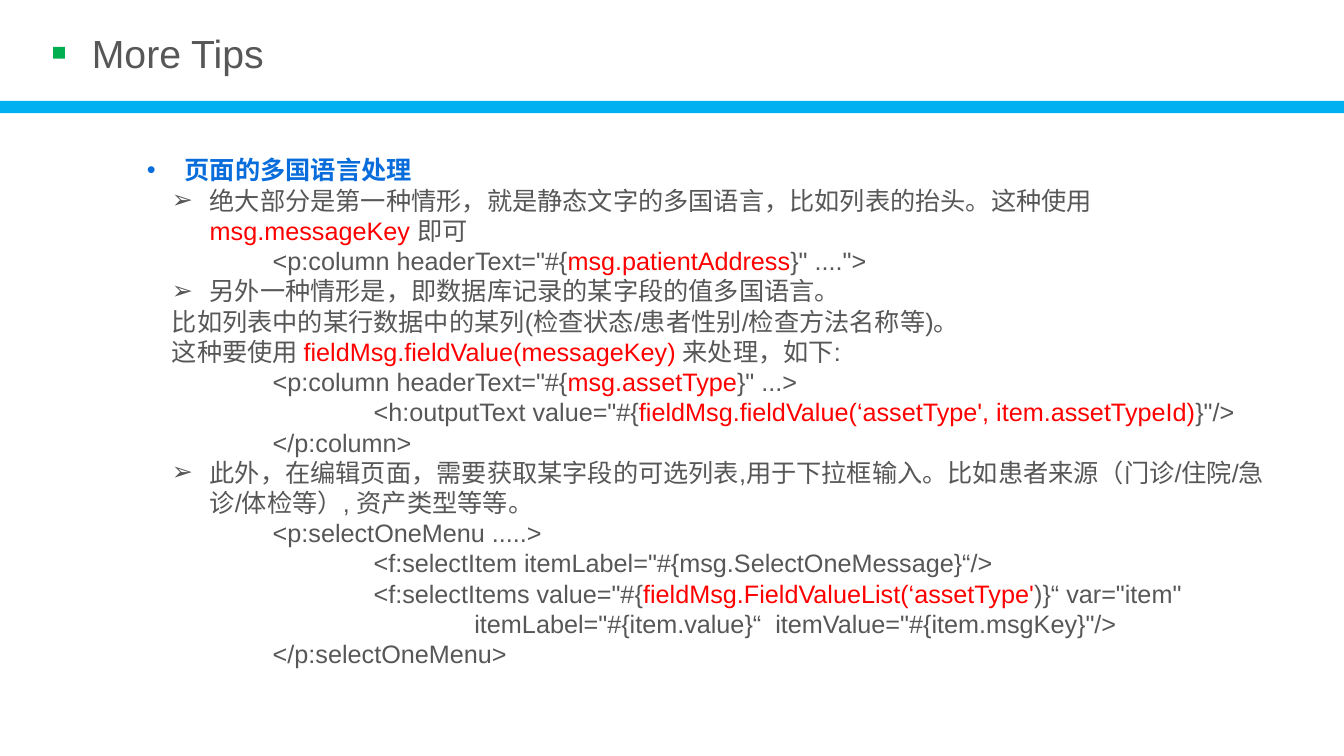
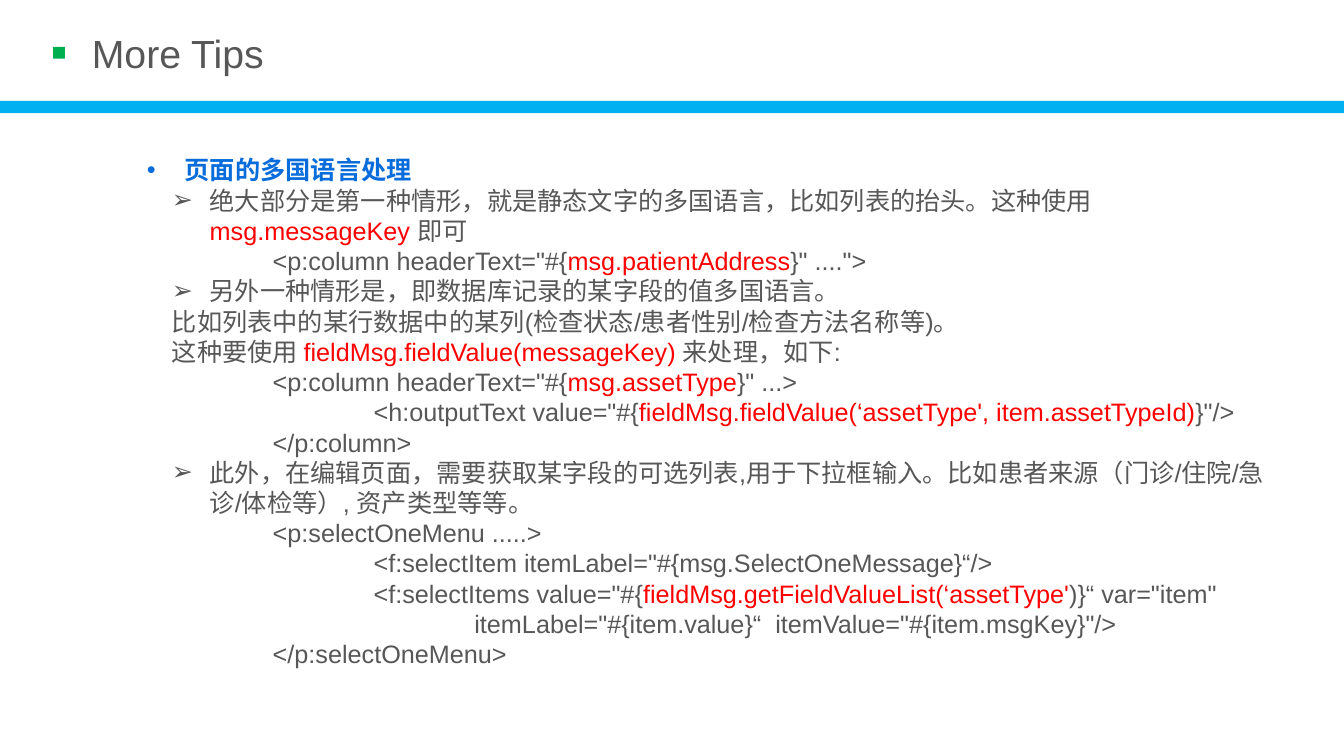
Before and after one commit to devhotmail/APMHome, a slide deck: slide 21 of Document/WebAppFrameworkDev.pptx. Drawn at 1344x756 pixels with LibreOffice and Linux fonts; fonts in the diff are those of the drawing; background and template pictures are left out. Boxes give left, top, right and bottom in pixels: in the first picture for what was removed or moved away, otherwise in the second. Text is boxed around its words. In the diff, an @@ line names an element or a change of style, - is before the commit and + after.

```diff
--- a/Document/WebAppFrameworkDev.pptx
+++ b/Document/WebAppFrameworkDev.pptx
@@ text at (374, 584, 1216, 608): text changed; text colour #575757 to #FF0000 @@
-        <f:selectItems value="#{fieldMsg.FieldValueList(‘assetType')}“ var="item"
+        <f:selectItems value="#{fieldMsg.getFieldValueList(‘assetType')}“ var="item"
```
